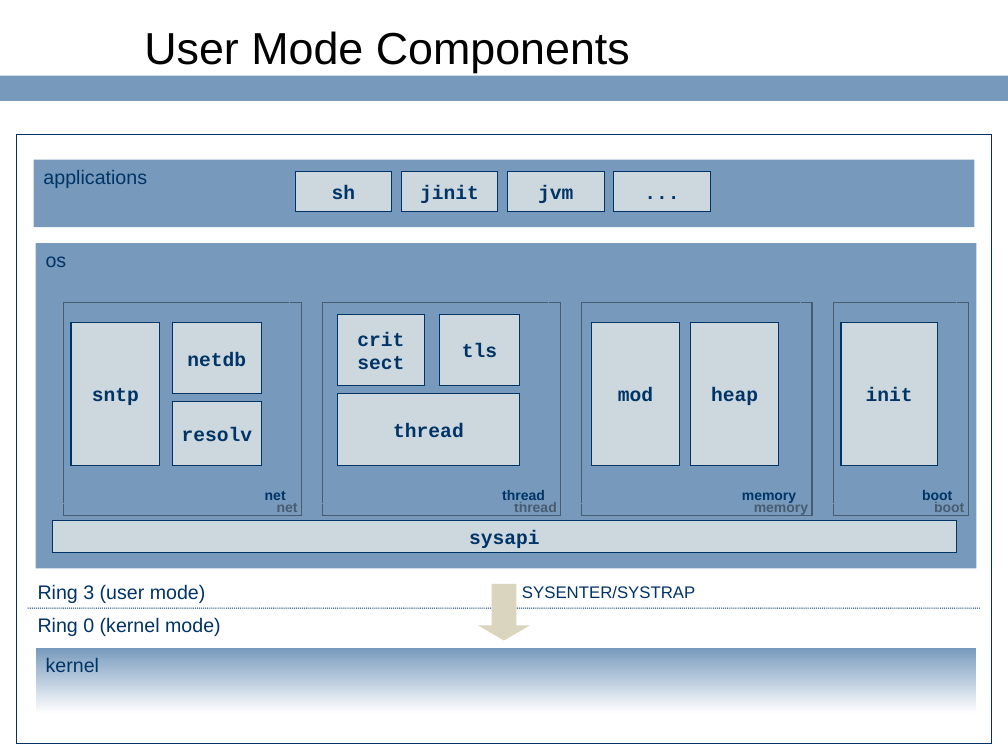
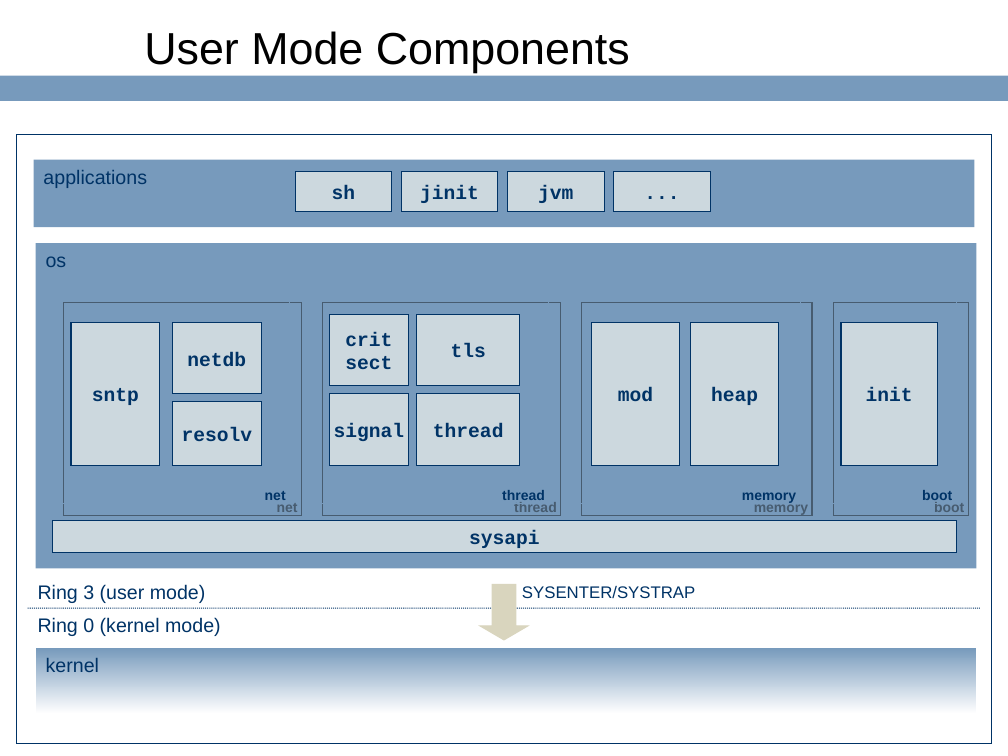
Before and after one commit to ringgaard/sanos, a slide deck: slide 10 of doc/sanostech.ppt. Drawn at 1008x756 pixels with LibreOffice and Linux fonts; fonts in the diff are those of the drawing; background and template pictures are left out. Boxes give left, top, right and bottom in pixels: in the first picture for what was removed or moved away, otherwise in the second. Text is boxed around its words. In the diff, an @@ line names an element or a change of style, - is before the commit and + after.

```diff
--- a/doc/sanostech.ppt
+++ b/doc/sanostech.ppt
@@ rectangle "crit": place and size @@
-rectangle "crit" at bbox=[338, 314, 425, 386]
+rectangle "crit" at bbox=[330, 314, 409, 386]
@@ rectangle "tls": place and size @@
-rectangle "tls" at bbox=[439, 314, 520, 386]
+rectangle "tls" at bbox=[416, 314, 519, 386]
@@ rectangle added at bbox=[330, 394, 409, 466], fill #CCD8DE, outline #003366 0.74 pt, 14 pt, text #003366, bold @@
+signal
@@ rectangle "thread": place and size @@
-rectangle "thread" at bbox=[338, 394, 520, 466]
+rectangle "thread" at bbox=[416, 394, 519, 466]
```
Also in this commit, not shown: 9 other slides changed.
